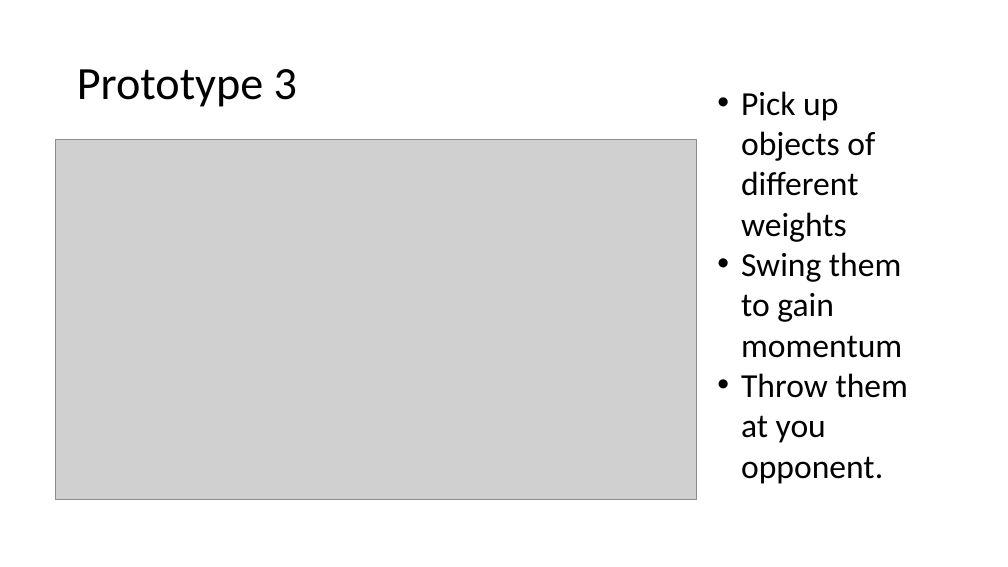
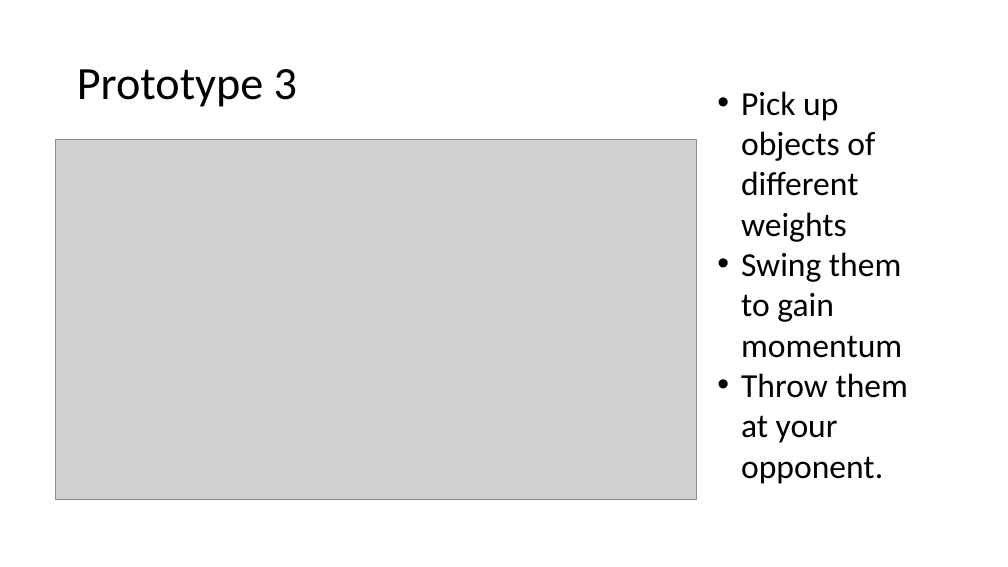
Before and after one commit to UoSGamesGroups/second-semester-dm-group-3, a slide deck: slide 4 of Presentations/L6 Ubisoft Design Masterclass 1.pptx. Drawn at 1008x567 pixels with LibreOffice and Linux fonts; fonts in the diff are those of the drawing; grey boxes stand for pictures. Boxes give left, top, right and bottom in pixels: in the first picture for what was removed or moved away, otherwise in the second. Text is boxed around its words. In the diff, an @@ line names an element or a change of style, - is before the commit and + after.

Commit message:
InProgress Presentation

```diff
--- a/Presentations/L6 Ubisoft Design Masterclass 1.pptx
+++ b/Presentations/L6 Ubisoft Design Masterclass 1.pptx
@@ text at box(741, 373, 908, 484): text changed @@
-• Throw them at you opponent.
+• Throw them at your opponent.
```
Also in this commit, not shown: 1 other slide changed, 2 other files.
